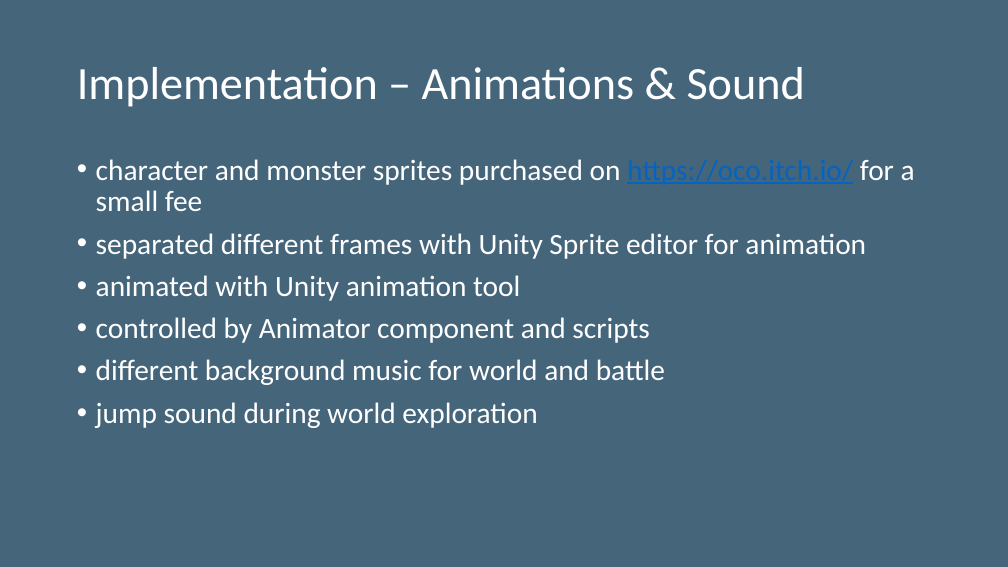
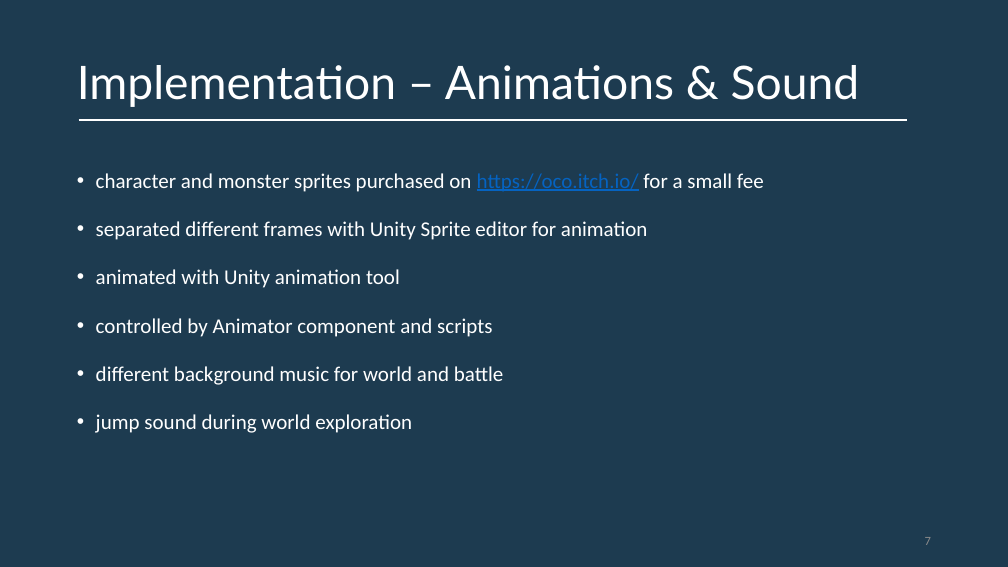
Before and after one commit to DarioBruckner/2d-Rpg, a slide deck: slide 7 of final_upload_ring_retrieve_simulator/presentation/Ring_retrieve_simulator.pptx. Drawn at 1008x567 pixels with LibreOffice and Linux fonts; fonts in the diff are those of the drawing. Boxes give left, top, right and bottom in pixels: in the first picture for what was removed or moved away, otherwise in the second. Text is boxed around its words. In the diff, an @@ line names an element or a change of style, - is before the commit and + after.

```diff
--- a/final_upload_ring_retrieve_simulator/presentation/Ring_retrieve_simulator.pptx
+++ b/final_upload_ring_retrieve_simulator/presentation/Ring_retrieve_simulator.pptx
@@ background #45657B to #1D3B50 @@
@@ title "Implementation – Animations & Sound" at [77, 65, 860, 107]: font Calibri to Lato @@
@@ line added from (79, 119) to (907, 119), #FFFFFF 2.25 pt @@
@@ text "character and monster sprites purchased ..." at [96, 173, 764, 433]: size 28 to 20 pt; line spacing 0.9 to 1.5 @@
@@ page number added at [925, 537, 931, 545], 12 pt, text #8C8C8C @@
+7
```
Also in this commit, not shown: 7 other slides changed, 1 other file.
